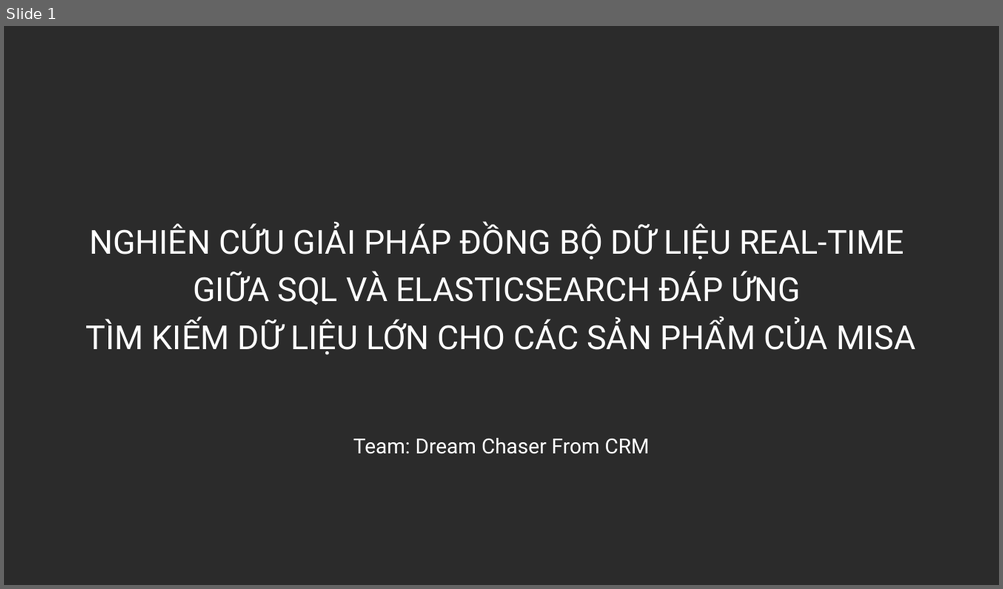
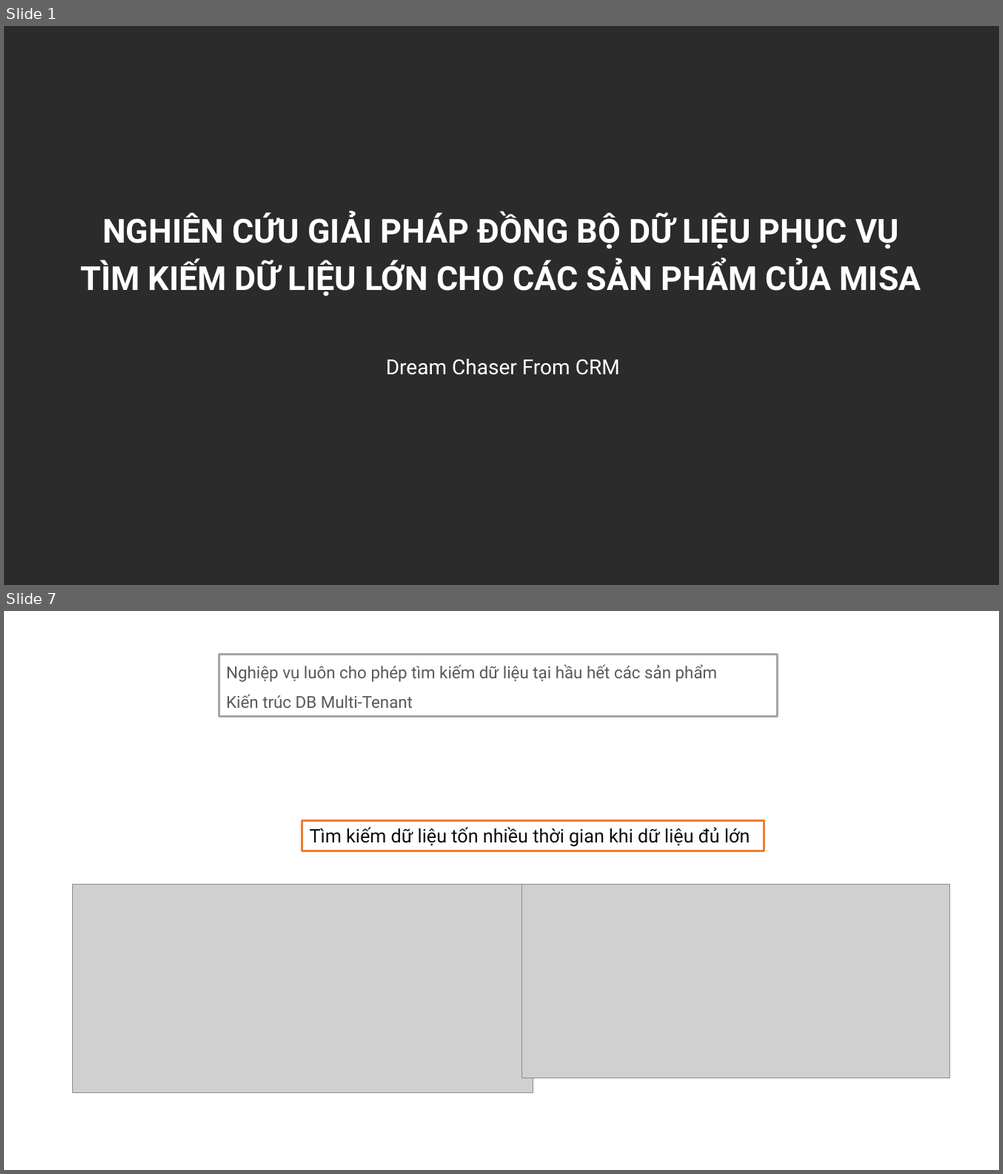
Before and after one commit to dna219/DreamChaserFromCRM, a slide deck: Dream-Chaser-From-CRM.pptx. Shown one above the other, each under a label of ours: slide 1 before the commit, slides 1 and 7 after it; the slides between them are not shown. The pictures are 1003x589 and 1003x1174 pixels, drawn with LibreOffice and Linux fonts; fonts in the diff are those of the drawing; grey boxes stand for pictures; background and template pictures are left out; a plain dark background stands for a picture behind light text. Boxes give left, top, right and bottom in pixels: in the first picture for what was removed or moved away, otherwise in the second. Text is boxed around its words. In the diff, an @@ line names an element or a change of style, - is before the commit and + after.

```diff
--- a/Dream-Chaser-From-CRM.pptx
+++ b/Dream-Chaser-From-CRM.pptx
@@ slide 7 added at [4,611,999,1170], background picture (left out) @@
@@ rectangle added at [219,654,777,716], fill #FFFFFF, outline #A5A5A5 2 pt, 16 pt, text #595959 @@
+Nghiệp vụ luôn cho phép tìm kiếm dữ liệu tại hầu hết các sản phẩm
+Kiến trúc DB Multi-Tenant
@@ rectangle added at [301,820,763,851], fill #FFFFFF, outline #ED7D31 2 pt, 18 pt, text #0D0D0D @@
+Tìm kiếm dữ liệu tốn nhiều thời gian khi dữ liệu đủ lớn
@@ picture added at [73,884,533,1093] @@
@@ picture added at [522,884,949,1078] @@
@@ slide 1 changed as well @@
@@ text at [81,212,921,296]: text changed; bold on @@
-NGHIÊN CỨU GIẢI PHÁP ĐỒNG BỘ DỮ LIỆU REAL-TIME
-GIỮA SQL VÀ ELASTICSEARCH ĐÁP ỨNG
-TÌM KIẾM DỮ LIỆU LỚN CHO CÁC SẢN PHẨM CỦA MISA
+NGHIÊN CỨU GIẢI PHÁP ĐỒNG BỘ DỮ LIỆU PHỤC VỤ
+TÌM KIẾM DỮ LIỆU LỚN CHO CÁC SẢN PHẨM CỦA MISA
@@ text at [386,359,620,375]: text changed @@
-Team: Dream Chaser From CRM
+Dream Chaser From CRM
```
Also in this commit, not shown: 7 other slides changed, 6 other slides added, 5 slides removed.
